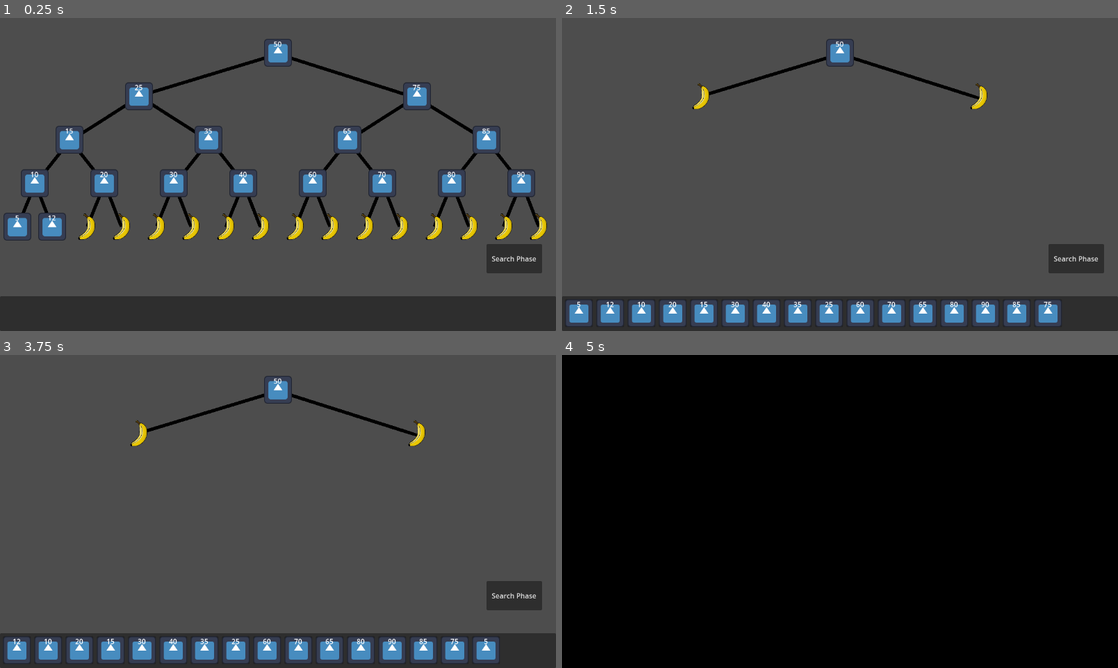
Above: before the commit, frames 1-4 (two rows, left to right).
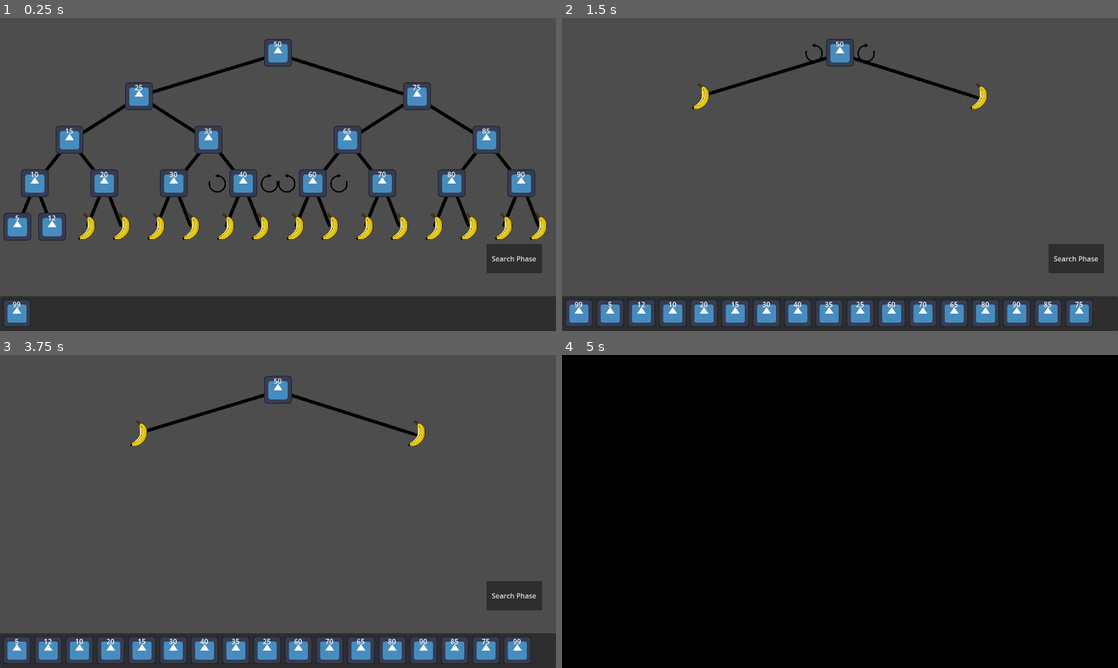
Above: after the commit, the same moments.

Repository: Combativ/AlgoDitTutorial
Game: Godot game, scene res://scenes/main.tscn
Two runs of this game, one before a commit and one after it. Both use one fixed random seed, a clock stepped at 60 frames per second and the inputs below. The engine's default icon, where the game draws it, is replaced by a stand-in: a white triangle on a blue panel in a dark square.
Inputs (mouse positions are in pixels of both pictures, inside the frame that each line leads up to):
- Up to frame 1 (0.25 s): no input
- Up to frame 2 (1.5 s): click (840, 52) at 0.52 s; click (812, 52) at 1.27 s
- Up to frame 3 (3.75 s): click (305, 389) at 2.02 s; click (278, 389) at 2.75 s; click (16, 649) at 3.52 s
- Up to frame 4 (5 s): click "Search Phase" at 4.25 s

The runs differ from the first frame. In frame 1, 0.5% of the frame differs, in the area x 0-63%, y 49-99%; in frame 2, 0.6%, in the area x 2-96%, y 8-99%; in frame 3, 0.6%; in frame 4, nothing differs.
Error in both runs: Invalid call. Nonexistent function 'get_left_child_node' in base 'Nil'. (res://scenes/search_phase/scripts/search_phase.gd:48)

Commit message:
Finished implementing rotation operations
Rotation operations now functional and fully integrated.
If enable_rotation_operations is enabled for a level, subtrees can be rotated left and right by hovering over the Node and clicking the arrows

Diff:
--- a/scenes/build_phase/build_phase.tscn
+++ b/scenes/build_phase/build_phase.tscn
@@ -7,7 +7,6 @@
 script = ExtResource("1_u1egv")
 
 [node name="Level1" parent="." instance=ExtResource("2_lpoja")]
-lock_predefined_nodes_in_tree = false
 
 [node name="DoneButton" type="Button" parent="."]
 anchors_preset = 3
@@ -31,6 +30,7 @@
 offset_top = -40.0
 offset_right = 1320.0
 offset_bottom = 760.0
+mouse_default_cursor_shape = 16
 
 [connection signal="pressed" from="DoneButton" to="." method="_on_done_button_pressed"]
 
--- a/scenes/build_phase/scenes/level_1.tscn
+++ b/scenes/build_phase/scenes/level_1.tscn
@@ -9,7 +9,8 @@
 [node name="Level1" type="Node2D" node_paths=PackedStringArray("target_room")]
 script = ExtResource("1_6uj8a")
 target_room = NodePath("RoomMiniatureContainer/RoomMiniature12")
-lock_predefined_nodes_in_tree = true
+sorted_insertion = true
+enable_rotation_operations = true
 
 [node name="Tree" type="Node2D" parent="."]
 
@@ -368,6 +369,10 @@
 offset_right = 1280.0
 offset_bottom = 720.0
 
+[node name="RoomMiniature99" parent="Inventory" instance=ExtResource("4_bvggk")]
+position = Vector2(0, -1280)
+number = 99
+
 [node name="RoomMiniatureContainer" type="Node2D" parent="."]
 
 [node name="RoomMiniature5" parent="RoomMiniatureContainer" instance=ExtResource("4_bvggk")]
--- a/scenes/build_phase/scenes/room_miniature.tscn
+++ b/scenes/build_phase/scenes/room_miniature.tscn
@@ -17,6 +17,8 @@
 offset_top = -32.0
 offset_right = 32.0
 offset_bottom = 32.0
+mouse_filter = 1
+mouse_default_cursor_shape = 6
 
 [node name="CollisionShape2D" type="CollisionShape2D" parent="."]
 shape = SubResource("RectangleShape2D_yeaq3")
--- a/scenes/build_phase/scenes/snap_target_node.tscn
+++ b/scenes/build_phase/scenes/snap_target_node.tscn
@@ -1,9 +1,18 @@
-[gd_scene load_steps=5 format=3 uid="uid://eu8sigjhnj2"]
+[gd_scene load_steps=10 format=3 uid="uid://eu8sigjhnj2"]
 
 [ext_resource type="Script" path="res://scenes/build_phase/scripts/snap_target_node.gd" id="1_74qrg"]
 [ext_resource type="Script" path="res://scenes/build_phase/scripts/binary_tree.gd" id="2_5d5va"]
 [ext_resource type="PackedScene" uid="uid://bvc8rgpppkr2a" path="res://scenes/build_phase/scenes/snap_target.tscn" id="2_yaldm"]
 [ext_resource type="Texture2D" uid="uid://bn4nr4230q1he" path="res://scenes/build_phase/art/banana.png" id="3_huvbn"]
+[ext_resource type="Script" path="res://scenes/build_phase/scripts/rotation_manager.gd" id="5_4lev5"]
+[ext_resource type="Texture2D" uid="uid://hebfjp1g3xph" path="res://scenes/build_phase/art/arrow_ccw.png" id="6_spex1"]
+[ext_resource type="Texture2D" uid="uid://bf28w2h5qv1kk" path="res://scenes/build_phase/art/arrow_cw.png" id="7_knus8"]
+
+[sub_resource type="RectangleShape2D" id="RectangleShape2D_mipt1"]
+size = Vector2(40, 40)
+
+[sub_resource type="RectangleShape2D" id="RectangleShape2D_452a7"]
+size = Vector2(200, 80)
 
 [node name="SnapTargetNode" type="Node2D"]
 script = ExtResource("1_74qrg")
@@ -17,13 +26,49 @@
 self_modulate = Color(1, 1, 1, 1)
 texture = ExtResource("3_huvbn")
 
-[node name="RotationButton" type="Button" parent="."]
-offset_left = -23.0
-offset_top = -23.0
-offset_right = 23.0
-offset_bottom = 23.0
-toggle_mode = true
+[node name="RotationManager" type="Area2D" parent="."]
+process_mode = 4
+visible = false
+script = ExtResource("5_4lev5")
+
+[node name="RotateLeftButton" type="Button" parent="RotationManager"]
+z_index = 15
+z_as_relative = false
+offset_left = -80.0
+offset_top = -22.0
+offset_right = 428.0
+offset_bottom = 526.0
+scale = Vector2(0.08, 0.08)
+mouse_default_cursor_shape = 2
 action_mode = 0
+icon = ExtResource("6_spex1")
 flat = true
 
+[node name="RotateRightButton" type="Button" parent="RotationManager"]
+z_index = 15
+z_as_relative = false
+offset_left = 40.0
+offset_top = -22.0
+offset_right = 548.0
+offset_bottom = 526.0
+scale = Vector2(0.08, 0.08)
+mouse_default_cursor_shape = 2
+action_mode = 0
+icon = ExtResource("7_knus8")
+flat = true
+icon_alignment = 2
+
+[node name="enter" type="CollisionShape2D" parent="RotationManager"]
+shape = SubResource("RectangleShape2D_mipt1")
+
+[node name="exit" type="CollisionShape2D" parent="RotationManager"]
+shape = SubResource("RectangleShape2D_452a7")
+
+[connection signal="mouse_shape_entered" from="RotationManager" to="RotationManager" method="_on_mouse_shape_entered"]
+[connection signal="mouse_shape_exited" from="RotationManager" to="RotationManager" method="_on_mouse_shape_exited"]
+[connection signal="mouse_exited" from="RotationManager/RotateLeftButton" to="RotationManager" method="_on_rotate_left_button_mouse_exited"]
+[connection signal="pressed" from="RotationManager/RotateLeftButton" to="." method="_on_rotate_left_button_pressed"]
+[connection signal="mouse_exited" from="RotationManager/RotateRightButton" to="RotationManager" method="_on_rotate_right_button_mouse_exited"]
+[connection signal="pressed" from="RotationManager/RotateRightButton" to="." method="_on_rotate_right_button_pressed"]
+
 [editable path="SnapTarget"]
--- a/scenes/build_phase/scripts/level.gd
+++ b/scenes/build_phase/scripts/level.gd
@@ -28,7 +28,7 @@
 @export var sorted_insertion: bool = false
 
   # enables the left and right rotation operations
-#@export var enable_rotation_operations: bool = false
+@export var enable_rotation_operations: bool = false
 
   # The level starts in search phase. This only works if the level has a
   # predefined tree
@@ -44,11 +44,19 @@
 	# Update the level reference
 	Global.current_level = self
 
+	# LEVEL FUNCTIONS
 	if (lock_predefined_nodes_in_tree == true):
 		await main.ready
 		for child in Helper.get_all_children(self):
 			if (child is SnapTarget && child.snapperObject != null):
 				child.snapperObject.get_node("DragMask").disabled = true
+				# set mouse to default arrow (indicates no interaction)
+				child.snapperObject.get_node("DragMask").mouse_default_cursor_shape = 0
+
+	if (enable_rotation_operations == true):
+		for child in Helper.get_all_children($Tree):
+			if (child is RotationManager):
+				Helper.enable_and_show_node(child)
 
 	if (start_in_search_phase == true):
 		await main.ready
--- /dev/null
+++ b/scenes/build_phase/scripts/rotation_manager.gd
@@ -0,0 +1,35 @@
+extends Area2D
+
+class_name RotationManager
+
+
+@onready var snap_target_node: SnapTargetNode = get_parent()
+
+
+func _process(delta: float) -> void:
+
+	# pls dont sue me. This is the only method that worked
+	if (get_local_mouse_position().x > $enter.position.x - $enter.shape.get_rect().size.x / 2
+			&& get_local_mouse_position().x < $enter.position.x + $enter.shape.get_rect().size.x / 2
+			&& get_local_mouse_position().y > $enter.position.y - $enter.shape.get_rect().size.y / 2
+			&& get_local_mouse_position().y < $enter.position.y + $enter.shape.get_rect().size.y / 2):
+		show_arrows()
+
+	if (get_local_mouse_position().x > $exit.position.x + $exit.shape.get_rect().size.x / 2
+			|| get_local_mouse_position().x < $exit.position.x - $exit.shape.get_rect().size.x / 2
+			|| get_local_mouse_position().y > $exit.position.y + $exit.shape.get_rect().size.y / 2
+			|| get_local_mouse_position().y < $exit.position.y - $exit.shape.get_rect().size.y / 2):
+		hide_arrows()
+
+
+
+
+func show_arrows():
+	if (snap_target_node.snapTarget.occupied == true):
+		$RotateLeftButton.show()
+		$RotateRightButton.show()
+
+
+func hide_arrows():
+	$RotateLeftButton.hide()
+	$RotateRightButton.hide()
--- a/scenes/build_phase/scripts/snap_target_node.gd
+++ b/scenes/build_phase/scripts/snap_target_node.gd
@@ -54,6 +54,8 @@
 	SignalBus.room_miniature_freed.emit(temp_room_miniature)
 
 
+
+
 # methods to navigate the tree
 
 ##returns the left child if it exists
@@ -169,7 +171,14 @@
 
 
 
+
+
 # rotation operators
+
+func _on_rotate_left_button_pressed() -> void:
+	rotate_left()
+func _on_rotate_right_button_pressed() -> void:
+	rotate_right()
 
 func rotate_right():
 	# check if rotation is possible (abort if not enough space in tree)
Binary file added: scenes/build_phase/art/arrow_ccw.png
Not shown, added: scenes/build_phase/art/arrow_ccw.png.import
Binary file added: scenes/build_phase/art/arrow_cw.png
Not shown, added: scenes/build_phase/art/arrow_cw.png.import
